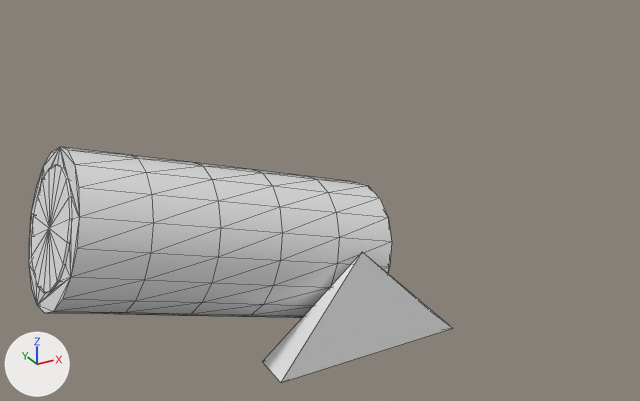
A saved change to the FBX model Wonder-Garden/Game/Assets/stage/cannon.fbx.
Before and after are seen from a 50 mm camera at (-2.42, -4.4, 2.96) aimed at (0.02, 0.04, 0.74). The lights are fixed; the arrows at lower left show +X, +Y and +Z. The first picture is the older version. Mesh edges are drawn as thin lines. Where no turn or scale is listed for an object, it has been applied to the vertices.
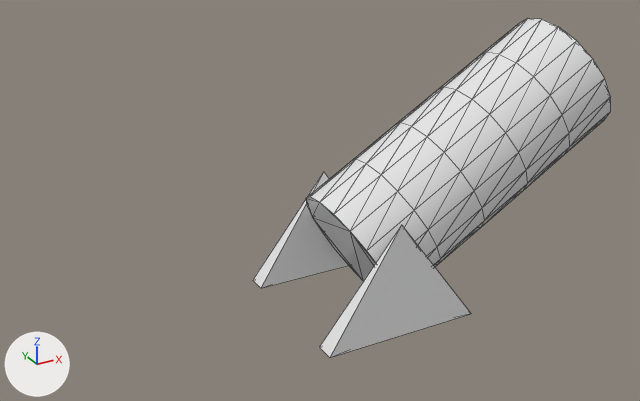
Where the newer file only moved an object's origin or applied its transform, the numbers keep the older frame.

The change, as a list of edits to the scene's bpy script:
```text
Change me_mesh:
    used by ob_pyramid001; location = (0.0, -0.508, 0.0)
    remove me_mesh.from_pydata(...)  # 6 vertices, 8 faces; spans x -0.6..0.6, y -0.119..0.119, z 0.0..0.628
    add me_mesh.from_pydata(...)  # 6 vertices, 8 faces; spans x -0.234..0.809, y -0.035..0.094, z 0.0..0.725
    me_mesh part 1
    me_mesh.vertices[0].co: (0.0, 0.0, 0.628) -> (0.287, 0.03, 0.725)  # pixel (362, 251) -> pixel (401, 224)
    me_mesh.vertices[1].co: (-0.6, -0.119, 0.0) -> (-0.234, -0.035, 0.0)  # pixel (280, 382) -> pixel (329, 357)
    me_mesh.vertices[2].co: (0.6, -0.119, 0.0) -> (0.809, -0.035, 0.0)  # pixel (452, 328) -> pixel (471, 313)
    me_mesh.vertices[3].co: (0.6, 0.119, 0.0) -> (0.809, 0.094, 0.0)
    me_mesh.vertices[4].co: (-0.6, 0.119, 0.0) -> (-0.234, 0.094, 0.0)  # pixel (262, 361) -> pixel (319, 347)
    me_mesh.vertices[5].co: (0.0, 0.0, 0.0) -> (0.287, 0.03, 0.0)
Remove ob_cylinder002:
    ob_cylinder002 = bpy.data.objects.new('Cylinder002', me_mesh_003)
    ob_cylinder002.location = (-0.084, 0.015, 0.455)
Change ob_cylinder001:
    ob_cylinder001.rotation_euler: (0.0, -1.27, 0.0) -> (0.0, -1.047, -3.142)  # degrees (0, -73, 0) -> degrees (0, -60, -180)
```

What differs and where, as boxes (x1, y1, x2, y2) in the pictures (640 x 401 px):
'Cylinder001', turned: before (29, 147, 392, 318); after (306, 18, 611, 281)
'Pyramid001', reshaped (19% narrower): before (263, 252, 452, 383); after (319, 225, 471, 358)
'Cylinder002', deleted: before (31, 165, 72, 293)
'Pyramid002', unchanged, uncovered by the edit: after (253, 172, 348, 288)
